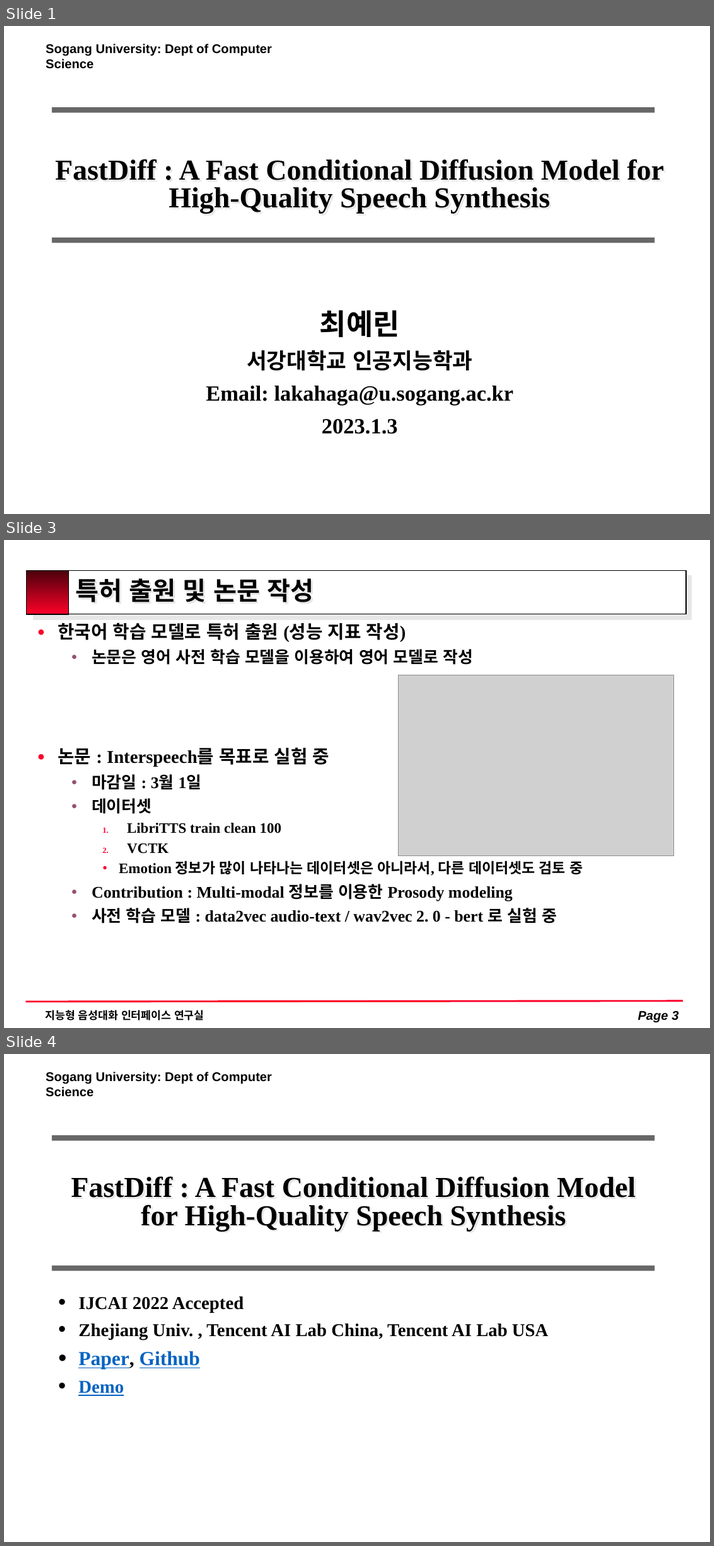
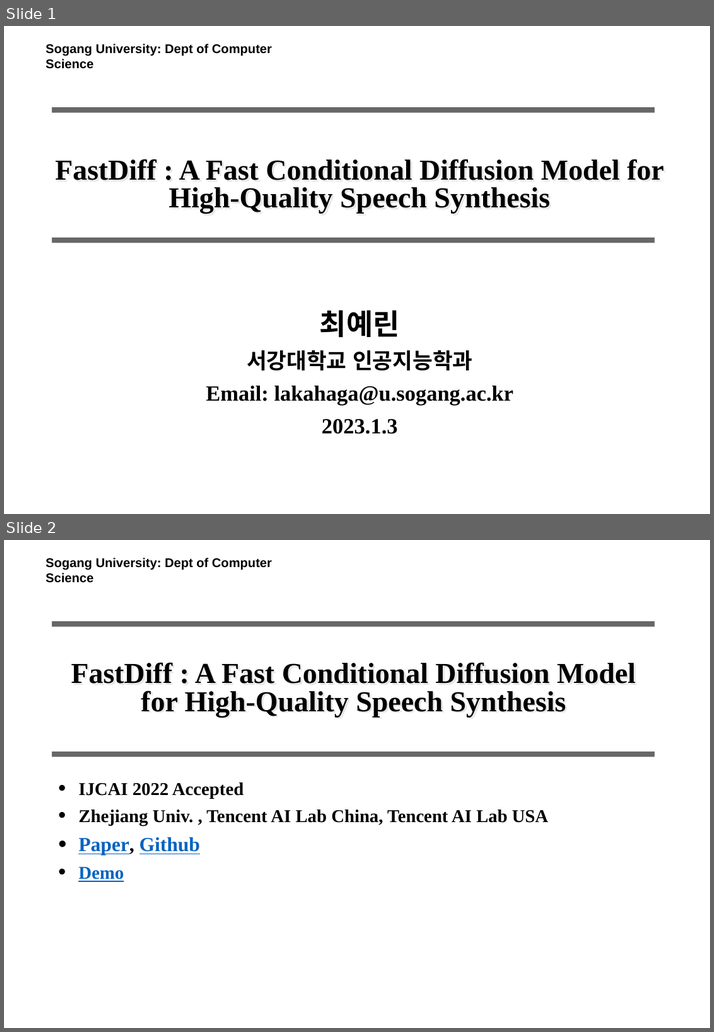
Before and after one commit to lakahaga/PaperReading, a slide deck: 최예린_230103_FastDiff_논문리뷰.pptx. Shown one above the other, each under a label of ours: slides 1, 3 and 4 before the commit, slides 1 and 2 after it; the slides between them are not shown. The pictures are 714x1546 and 714x1032 pixels, drawn with LibreOffice and Linux fonts; fonts in the diff are those of the drawing; grey boxes stand for pictures; background and template pictures are left out. Boxes give left, top, right and bottom in pixels: in the first picture for what was removed or moved away, otherwise in the second. Text is boxed around its words. In the diff, an @@ line names an element or a change of style, - is before the commit and + after.

```diff
--- a/최예린_230103_FastDiff_논문리뷰.pptx
+++ b/최예린_230103_FastDiff_논문리뷰.pptx
@@ slide 3 removed at bbox=[4, 540, 710, 1028], background #FFFFFF @@
@@ rectangle removed at bbox=[26, 571, 68, 614] @@
@@ rectangle removed at bbox=[28, 571, 686, 614] @@
@@ title removed at bbox=[76, 578, 313, 602] @@
-특허 출원 및 논문 작성
@@ text removed at bbox=[58, 623, 582, 924] @@
-● 한국어 학습 모델로 특허 출원 (성능 지표 작성)
-  ● 논문은 영어 사전 학습 모델을 이용하여 영어 모델로 작성
-● 논문 : Interspeech를 목표로 실험 중
-  ● 마감일 : 3월 1일
-  ● 데이터셋
-    1. LibriTTS train clean 100
-    2. VCTK
-    ● Emotion 정보가 많이 나타나는 데이터셋은 아니라서, 다른 데이터셋도 검토 중
-  ● Contribution : Multi-modal 정보를 이용한 Prosody modeling
-  ● 사전 학습 모델 : data2vec audio-text / wav2vec 2. 0 - bert 로 실험 중
@@ picture removed at bbox=[398, 675, 674, 856] @@
@@ line removed from (25, 1002) to (683, 1001) @@
@@ text removed at bbox=[46, 1010, 204, 1021] @@
-지능형 음성대화 인터페이스 연구실
@@ page number removed at bbox=[638, 1011, 678, 1023] @@
-Page 3
@@ what was slide 4 is now slide 2 @@
```
Also in this commit, not shown: 1 slide changed, 1 other slide removed.
